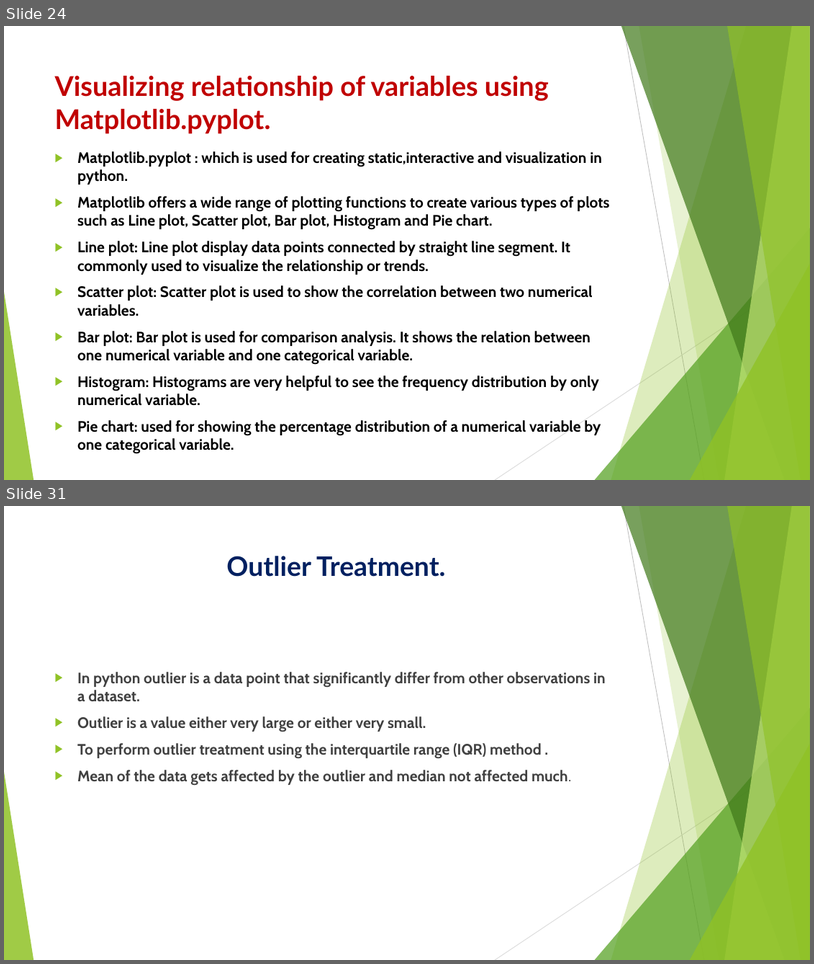
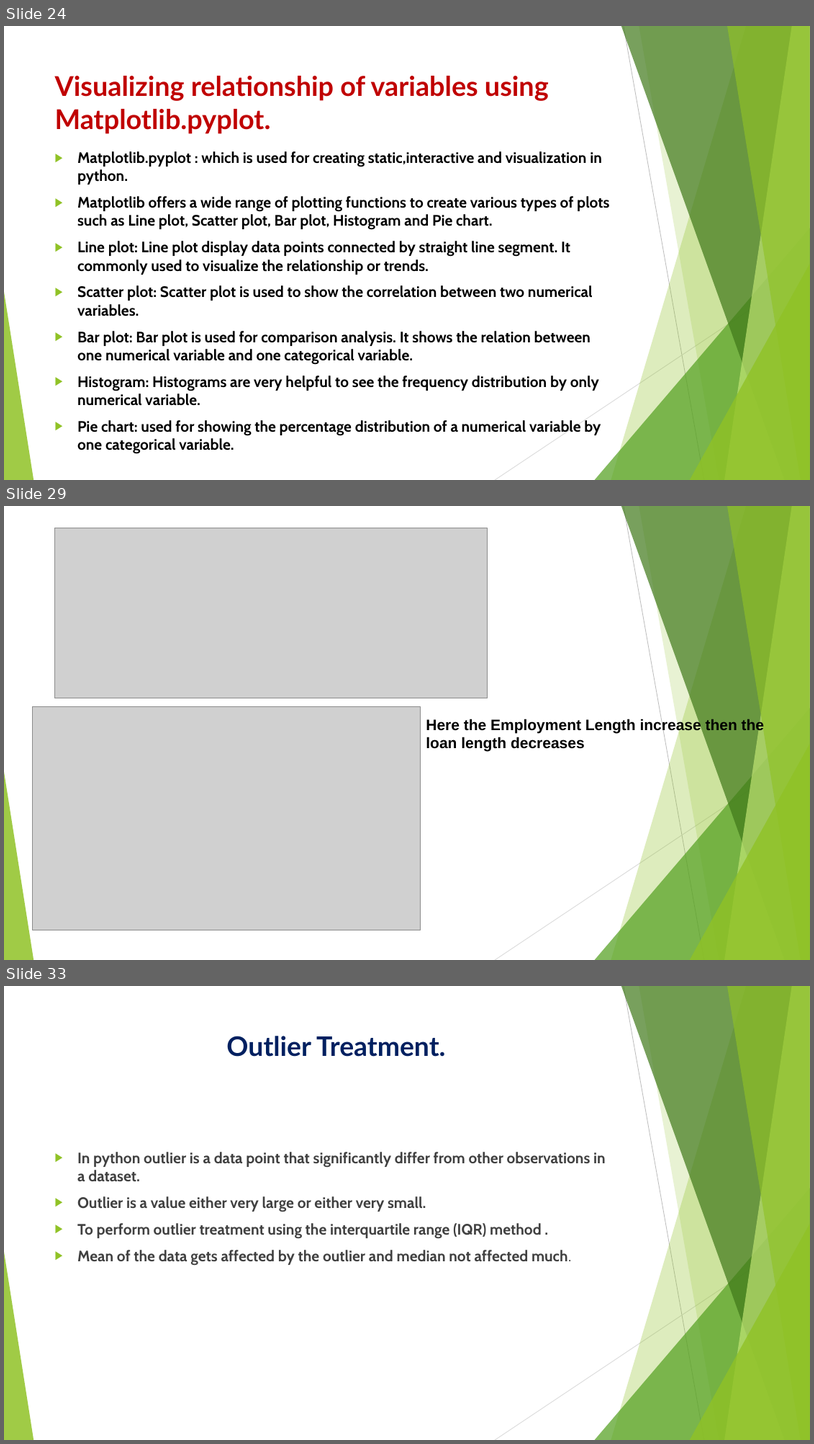
Before and after one commit to GayaGopan/Exploratory-Data-Analysis-on-a-Loans-data-of-a-Private-Financial-Firm., a slide deck: Exploratory Data Analysis on a Loans data of a Private Financial Firm.pptx. Shown one above the other, each under a label of ours: slides 24 and 31 before the commit, slides 24, 29 and 33 after it; the slides between them are not shown. The pictures are 814x964 and 814x1444 pixels, drawn with LibreOffice and Linux fonts; fonts in the diff are those of the drawing; grey boxes stand for pictures. Boxes give left, top, right and bottom in pixels: in the first picture for what was removed or moved away, otherwise in the second. Text is boxed around its words. In the diff, an @@ line names an element or a change of style, - is before the commit and + after.

```diff
--- a/Exploratory Data Analysis on a Loans data of a Private Financial Firm.pptx
+++ b/Exploratory Data Analysis on a Loans data of a Private Financial Firm.pptx
@@ slide 29 added at <box>4,506,810,960</box>, background #FFFFFF; not listed: 10 template elements that a slide beside it also shows @@
@@ picture added at <box>55,528,488,698</box> @@
@@ picture added at <box>32,707,421,930</box> @@
@@ text added at <box>426,718,764,751</box>, 18 pt, text #000000, bold @@
+Here the Employment Length increase then the loan length decreases
@@ what was slide 31 is now slide 33 @@
```
Also in this commit, not shown: 3 slides changed, 4 other slides added, 3 slides removed.
